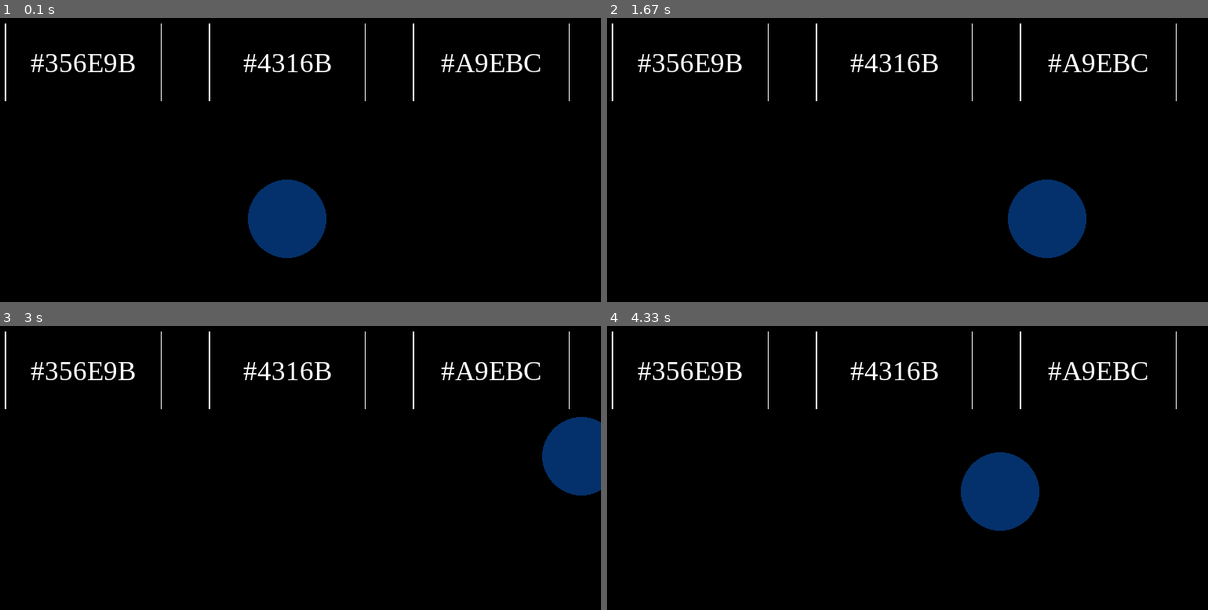
Above: before the commit, frames 1-4 (two rows, left to right).
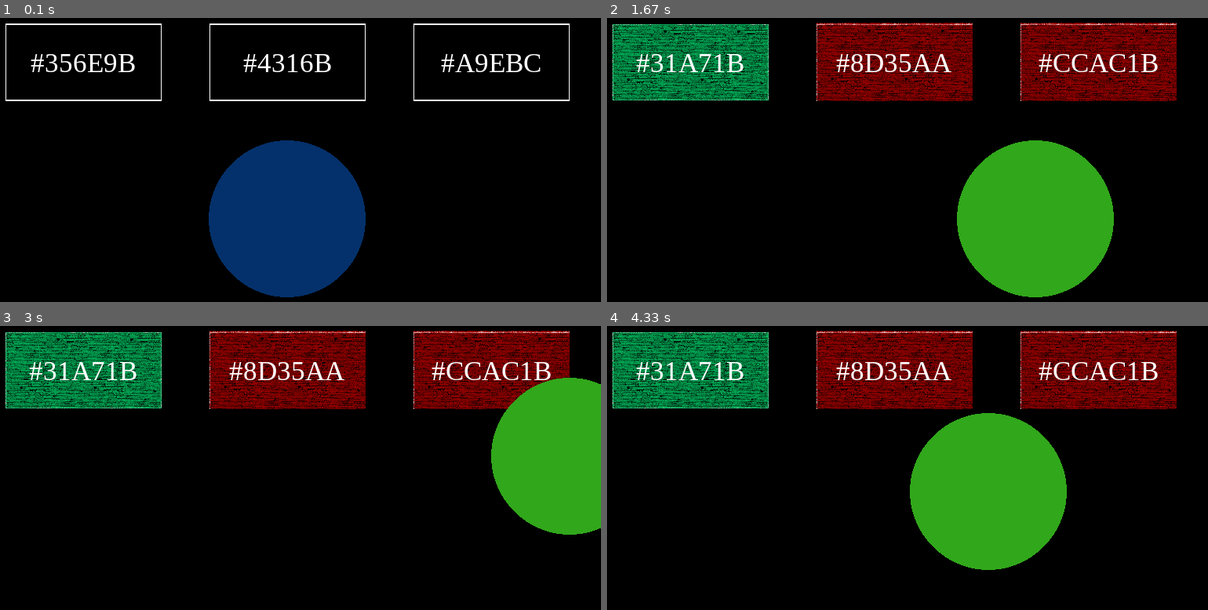
Above: after the commit, the same moments.

Repository: Camposlito/PyGame
Game: pygame game, started from jogo.py
The game is run twice, just before and just after one commit, with the same random seed, the same clock (stepped at 60 frames per second) and the same inputs.
Inputs (mouse positions are in pixels of both pictures, inside the frame that each line leads up to):
- Up to frame 1 (0.1 s): no input
- Up to frame 2 (1.67 s): click "#4316B" at 0.4 s; hold R 0.67-1.13 s; hold Right 0.67-1.13 s; click (691, 60) at 1.23 s, where only the run after the commit has a clickable "#31A71B"; hold Right from 1.5 s (still down)
- Up to frame 3 (3 s): release Right at 1.97 s; hold Up 2-2.3 s; hold Right 2.33-2.8 s; hold Left from 2.83 s (still down)
- Up to frame 4 (4.33 s): release Left at 3.37 s; hold Down 3.4-3.7 s; hold Left 3.73-4.13 s; hold Up from 4.17 s (still down)

The runs differ from the first frame. In frame 1, 9.4% of the frame differs, in the area x 0-95%, y 1-99%; in frame 2, 32%; in frame 3, 29%; in frame 4, 32%.

Commit message:
Jogo funcionando

Diff:
--- a/jogo.py
+++ b/jogo.py
@@ -1,7 +1,17 @@
+from operator import truediv
 import numpy as np
 import pygame
 import random
 pygame.init()
+fim_de_jogo = False
+
+#Tamanho e título da janela do jogo
+janela = pygame.display.set_mode((800,800))
+pygame.display.set_caption("Color Guess")
+
+#Tamanho e fonte do texto dos botões
+fonte = pygame.font.SysFont("cambria", 35)
+fonte_menor = pygame.font.SysFont("cambria", 30)
 
 #Função que retorna uma lista de uma cor RGB aleatória
 def random_color_rgb():
@@ -16,6 +26,14 @@
     rgb = random_color_rgb()
     return rgb_hex(rgb[0],rgb[1],rgb[2])
 
+def reiniciar_jogo():
+    #TODO: não sei pq não aparece a mensagem na tela ;-;
+    global fim_de_jogo
+    msg_reiniciar = fonte_menor.render("Pressione R para reiniciar", True, (255,255,255))
+    #msg_reiniciar_rect = msg_reiniciar.get_rect(center = (400,400))
+    janela.blit(msg_reiniciar, (0,0))
+    fim_de_jogo = True
+
 #Posição e velocidade inicial da bolinha
 x=400
 y=500
@@ -28,13 +46,6 @@
 random.shuffle(resp_cor)
 print(rgb_ans)
 print(hex_ans)
-
-#Tamanho e título da janela do jogo
-janela = pygame.display.set_mode((800,800))
-pygame.display.set_caption("Color Guess")
-
-#Tamanho e fonte do texto dos botões
-fonte = pygame.font.SysFont("cambria", 35)
 
 class Botao():
     def __init__(self, image, x, y, texto_input):
@@ -54,13 +65,19 @@
         if position[0] in range(self.rect.left, self.rect.right) and position[1] in range(self.rect.top, self.rect.bottom):
             return (self.texto_input)
 
-#Tamanho e estilo do botão
-botao_estilo = pygame.image.load("botao.png")
+#Tamanho e estilo dos botões
+botao_estilo = pygame.image.load("lib/botao.png")
 botao_estilo = pygame.transform.scale(botao_estilo, (200, 100))
 
-botao1 =Botao(botao_estilo, 140, 300, "#" + resp_cor[0])
-botao2 =Botao(botao_estilo, 400, 300, "#" + resp_cor[1])
-botao3 =Botao(botao_estilo, 660, 300, "#" + resp_cor[2])
+botao_estilo_acertou = pygame.image.load("lib/botao_certo.png")
+botao_estilo_acertou = pygame.transform.scale(botao_estilo_acertou, (200, 100))
+
+botao_estilo_errou = pygame.image.load("lib/botao_errado.png")
+botao_estilo_errou = pygame.transform.scale(botao_estilo_errou, (200, 100))
+
+botao1 = Botao(botao_estilo, 140, 300, "#" + resp_cor[0])
+botao2 = Botao(botao_estilo, 400, 300, "#" + resp_cor[1])
+botao3 = Botao(botao_estilo, 660, 300, "#" + resp_cor[2])
 
 janela_aberta = True
 while janela_aberta :
@@ -75,10 +92,22 @@
         if event.type == pygame.MOUSEBUTTONDOWN:
             if botao1.checkForInput(pygame.mouse.get_pos()) == ("#" + hex_ans):
                 print("acertou")
+                botao1 = Botao(botao_estilo_acertou, 140, 300, "#" + resp_cor[0])
+                botao2 = Botao(botao_estilo_errou, 400, 300, "#" + resp_cor[1])
+                botao3 = Botao(botao_estilo_errou, 660, 300, "#" + resp_cor[2])
+                reiniciar_jogo()
             elif botao2.checkForInput(pygame.mouse.get_pos()) == ("#" + hex_ans):
                 print("acertou")
+                botao2 = Botao(botao_estilo_acertou, 400, 300, "#" + resp_cor[1])
+                botao1 = Botao(botao_estilo_errou, 140, 300, "#" + resp_cor[0])
+                botao3 = Botao(botao_estilo_errou, 660, 300, "#" + resp_cor[2])
+                reiniciar_jogo()
             elif botao3.checkForInput(pygame.mouse.get_pos()) == ("#" + hex_ans):
                 print("acertou")
+                botao3 = Botao(botao_estilo_acertou, 660, 300, "#" + resp_cor[2])
+                botao2 = Botao(botao_estilo_errou, 400, 300, "#" + resp_cor[1])
+                botao1 = Botao(botao_estilo_errou, 140, 300, "#" + resp_cor[0])
+                reiniciar_jogo()
             else:
                 print("errou")
 
@@ -92,6 +121,24 @@
         x-=velocidade
     if comandos[pygame.K_RIGHT]:
         x+=velocidade
+    if comandos[pygame.K_r] and fim_de_jogo:
+        #reposiciona a bolinha
+        x=400
+        y=500
+        #redefine as cores aleatórias
+        rgb_ans = random_color_rgb()
+        hex_ans = rgb_hex(rgb_ans[0],rgb_ans[1],rgb_ans[2])
+        resp_cor = [hex_ans, random_color_hex(), random_color_hex()]
+        random.shuffle(resp_cor)
+        #redefine os botões
+        botao_estilo = pygame.image.load("lib/botao.png")
+        botao_estilo = pygame.transform.scale(botao_estilo, (200, 100))
+        botao1 = Botao(botao_estilo, 140, 300, "#" + resp_cor[0])
+        botao2 = Botao(botao_estilo, 400, 300, "#" + resp_cor[1])
+        botao3 = Botao(botao_estilo, 660, 300, "#" + resp_cor[2])
+        print(rgb_ans)
+        print(hex_ans)
+        fim_de_jogo = False
 
     #apaga o rastro do movimento da bolinha
     janela.fill((0,0,0))
@@ -100,7 +147,7 @@
     botao2.update()
     botao3.update()
     #cria a bolinha
-    pygame.draw.circle(janela, rgb_ans, (x,y), 50)
+    pygame.draw.circle(janela, rgb_ans, (x,y), 100)
     pygame.display.update()
 
 pygame.quit()
Binary file removed: botao.png
Binary file added: lib/botao.png
Binary file added: lib/botao_certo.png
Binary file added: lib/botao_errado.png
